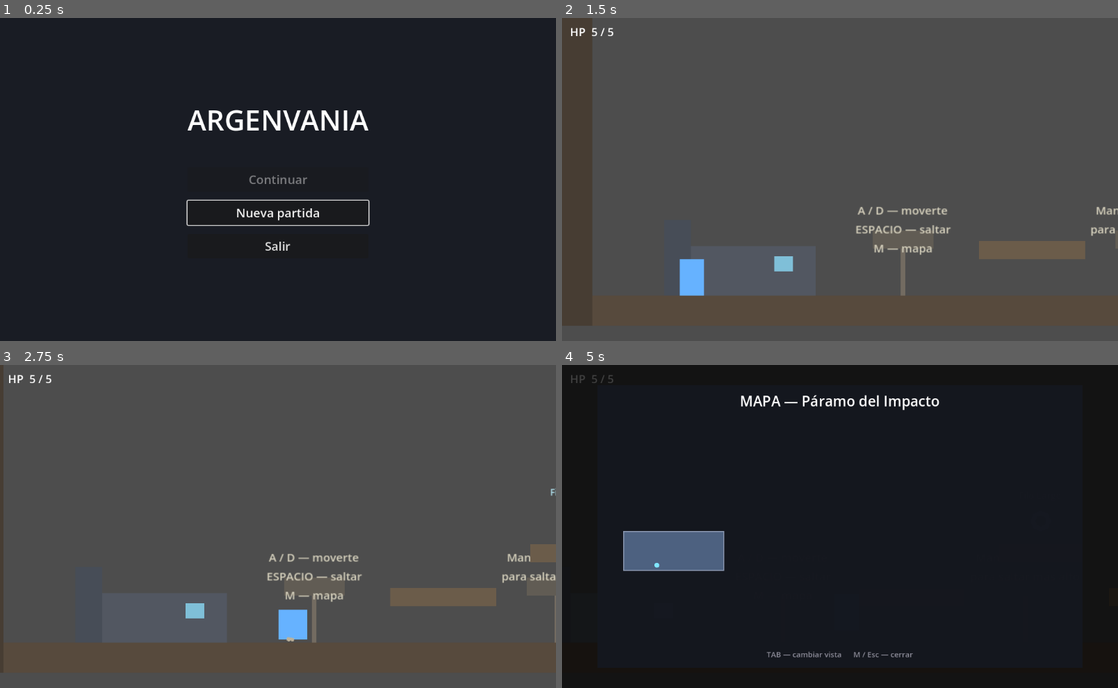
Above: before the commit, frames 1-4 (two rows, left to right).
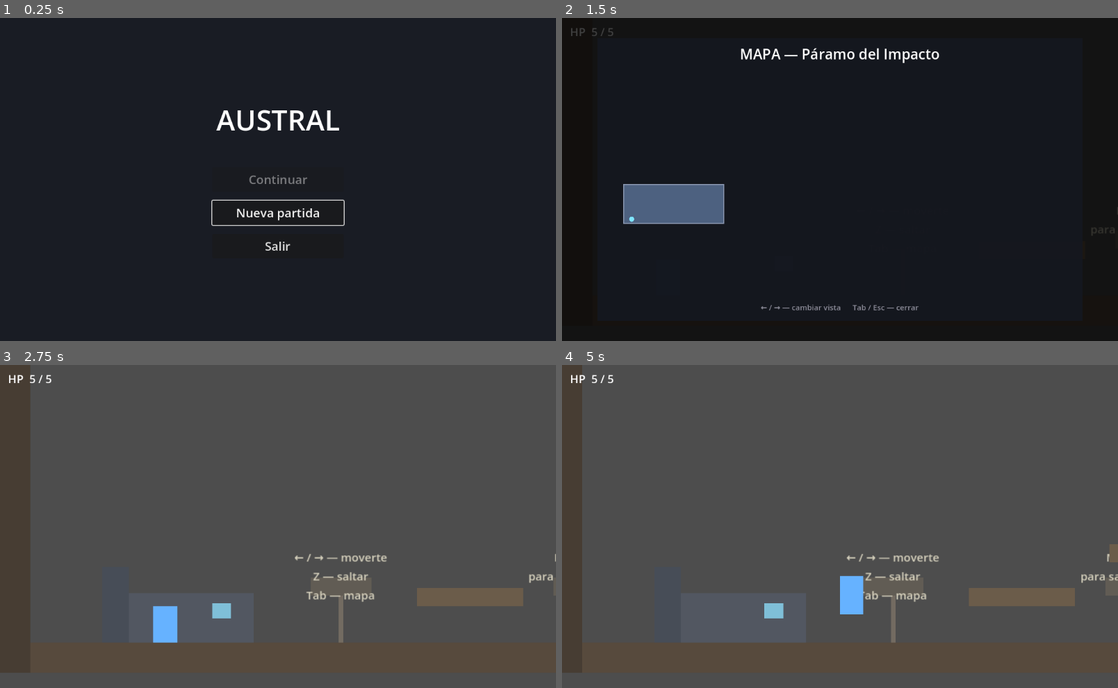
Above: after the commit, the same moments.

Repository: TrittoG/austral
Game: Godot game, scene res://scenes/title_screen.tscn
The game is run twice, just before and just after one commit, with the same random seed, the same clock (stepped at 60 frames per second) and the same inputs.
Inputs:
- Up to frame 1 (0.25 s): no input
- Up to frame 2 (1.5 s): click "Nueva partida" at 0.5 s; tap Enter at 1.25 s; hold Right (ui_right) from 1.28 s (still down); hold Tab (ui_focus_next) from 1.28 s (still down)
- Up to frame 3 (2.75 s): keep holding Right (ui_right); tap Space (jump) at 1.52, 2.27 s; release Tab (ui_focus_next) at 2.03 s; tap J (attack) at 2.1 s; tap Tab (ui_focus_next) at 2.3 s
- Up to frame 4 (5 s): release Right (ui_right) at 2.78 s; hold Left (ui_left) 2.78-3.53 s; hold Tab (ui_focus_next) 2.78-3.53 s; tap Shift (dash) at 2.85 s; hold Right (ui_right) from 3.53 s (still down); tap E (interact) at 3.6 s; tap Space (jump) at 3.77, 4.52 s; tap Tab (ui_focus_next) at 3.8, 4.55 s; hold S (look_down) from 4.28 s (still down); tap M (map) at 4.9 s

The runs differ from the first frame. In frame 1, 1.3% of the frame differs, in the area x 33-67%, y 28-65%; in frame 2, 100%; in frame 3, 7.4%; in frame 4, 100%, in the area x 0-100%, y 0-100%.

Commit message:
El juego se llama AUSTRAL + controles estilo Hollow Knight
- config/name y pantalla de titulo: Austral
- Input map con el layout default de HK en PC:
  flechas mover, Z saltar, X atacar, C dash, flecha arriba interactuar
  (bancos), Tab mapa, Esc pausa
- Teclas viejas quedan como alternativas (Espacio salto, Shift dash,
  E interactuar, M mapa, J atacar se elimina de los carteles)
- Mapa: como Tab ahora abre/cierra, el cambio de vista pasa a las
  flechas izquierda/derecha (hint actualizado)
- Carteles del tutorial y boton del menu de amuletos actualizados

Co-Authored-By: Claude Fable 5 <noreply@anthropic.com>

Diff:
--- a/project.godot
+++ b/project.godot
@@ -14,7 +14,7 @@
 
 [application]
 
-config/name="argenvania"
+config/name="Austral"
 run/main_scene="res://scenes/title_screen.tscn"
 config/features=PackedStringArray("4.7", "GL Compatibility")
 
@@ -46,7 +46,8 @@
 }
 jump={
 "deadzone": 0.5,
-"events": [Object(InputEventKey,"resource_local_to_scene":fa …(140 unchanged characters)… d":false,"keycode":0,"physical_keycode":32,"key_label":0,"unicode":0,"location":0,"echo":false,"script":null)
+"events": [Object(InputEventKey,"resource_local_to_scene":fa …(140 unchanged characters)… d":false,"keycode":0,"physical_keycode":90,"key_label":0,"unicode":0,"location":0,"echo":false,"script":null)
+, Object(InputEventKey,"resource_local_to_scene":false,"resource_name":"","device":-1,"window_id":0,"alt_pressed":false,"shift_pressed":false,"ctrl_pressed":false,"meta_pressed":false,"pressed":false,"keycode":0,"physical_keycode":32,"key_label":0,"unicode":0,"location":0,"echo":false,"script":null)
 ]
 }
 look_up={
@@ -69,14 +70,14 @@
 }
 dash={
 "deadzone": 0.5,
-"events": [Object(InputEventKey,"resource_local_to_scene":fa …(140 unchanged characters)… d":false,"keycode":0,"physical_keycode":4194325,"key_label":0,"unicode":0,"location":0,"echo":false,"script":null)
-, Object(InputEventKey,"resource_local_to_scene":false,"reso …(131 unchanged characters)… d":false,"keycode":0,"physical_keycode":76,"key_label":0,"unicode":0,"location":0,"echo":false,"script":null)
+"events": [Object(InputEventKey,"resource_local_to_scene":fa …(140 unchanged characters)… d":false,"keycode":0,"physical_keycode":67,"key_label":0,"unicode":0,"location":0,"echo":false,"script":null)
+, Object(InputEventKey,"resource_local_to_scene":false,"reso …(131 unchanged characters)… d":false,"keycode":0,"physical_keycode":4194325,"key_label":0,"unicode":0,"location":0,"echo":false,"script":null)
 ]
 }
 interact={
 "deadzone": 0.5,
-"events": [Object(InputEventKey,"resource_local_to_scene":fa …(140 unchanged characters)… d":false,"keycode":0,"physical_keycode":69,"key_label":0,"unicode":0,"location":0,"echo":false,"script":null)
-, Object(InputEventKey,"resource_local_to_scene":false,"reso …(131 unchanged characters)… d":false,"keycode":0,"physical_keycode":4194309,"key_label":0,"unicode":0,"location":0,"echo":false,"script":null)
+"events": [Object(InputEventKey,"resource_local_to_scene":fa …(140 unchanged characters)… d":false,"keycode":0,"physical_keycode":4194320,"key_label":0,"unicode":0,"location":0,"echo":false,"script":null)
+, Object(InputEventKey,"resource_local_to_scene":false,"reso …(131 unchanged characters)… d":false,"keycode":0,"physical_keycode":69,"key_label":0,"unicode":0,"location":0,"echo":false,"script":null)
 ]
 }
 pause={
@@ -86,7 +87,8 @@
 }
 map={
 "deadzone": 0.5,
-"events": [Object(InputEventKey,"resource_local_to_scene":fa …(140 unchanged characters)… d":false,"keycode":0,"physical_keycode":77,"key_label":0,"unicode":0,"location":0,"echo":false,"script":null)
+"events": [Object(InputEventKey,"resource_local_to_scene":fa …(140 unchanged characters)… d":false,"keycode":0,"physical_keycode":4194306,"key_label":0,"unicode":0,"location":0,"echo":false,"script":null)
+, Object(InputEventKey,"resource_local_to_scene":false,"resource_name":"","device":-1,"window_id":0,"alt_pressed":false,"shift_pressed":false,"ctrl_pressed":false,"meta_pressed":false,"pressed":false,"keycode":0,"physical_keycode":77,"key_label":0,"unicode":0,"location":0,"echo":false,"script":null)
 ]
 }
 
--- a/scenes/charm_menu.tscn
+++ b/scenes/charm_menu.tscn
@@ -63,4 +63,4 @@
 layout_mode = 2
 size_flags_horizontal = 4
 theme_override_font_sizes/font_size = 18
-text = "Cerrar (E)"
+text = "Cerrar (Esc)"
--- a/scenes/map_screen.tscn
+++ b/scenes/map_screen.tscn
@@ -52,5 +52,5 @@
 offset_bottom = -10.0
 theme_override_colors/font_color = Color(0.55, 0.55, 0.6, 1)
 theme_override_font_sizes/font_size = 15
-text = "TAB — cambiar vista      M / Esc — cerrar"
+text = "← / → — cambiar vista      Tab / Esc — cerrar"
 horizontal_alignment = 1
--- a/scenes/rooms/planet1/p1_crash.tscn
+++ b/scenes/rooms/planet1/p1_crash.tscn
@@ -78,18 +78,18 @@
 
 [node name="SignMove" parent="." instance=ExtResource("3_sign")]
 position = Vector2(450, 540)
-text = "A / D — moverte
-ESPACIO — saltar
-M — mapa"
+text = "← / → — moverte
+Z — saltar
+Tab — mapa"
 
 [node name="SignJump" parent="." instance=ExtResource("3_sign")]
 position = Vector2(770, 540)
-text = "Mantené ESPACIO
+text = "Mantené Z
 para saltar más alto"
 
 [node name="SignAttack" parent="." instance=ExtResource("3_sign")]
 position = Vector2(1120, 540)
-text = "J o X — atacar
+text = "X — atacar
 Probá con ese bicho"
 
 [node name="PlatformA" type="StaticBody2D" parent="."]
--- a/scenes/rooms/planet1/p1_exit.tscn
+++ b/scenes/rooms/planet1/p1_exit.tscn
@@ -63,7 +63,7 @@
 
 [node name="SignSave" parent="." instance=ExtResource("4_sign")]
 position = Vector2(160, 540)
-text = "E — descansar y guardar"
+text = "↑ — descansar y guardar"
 
 [node name="Portal" type="Node2D" parent="."]
 position = Vector2(580, 540)
--- a/scenes/rooms/planet1/p1_refuge.tscn
+++ b/scenes/rooms/planet1/p1_refuge.tscn
@@ -34,7 +34,7 @@
 
 [node name="SignRest" parent="." instance=ExtResource("4_sign")]
 position = Vector2(240, 540)
-text = "E — descansar y guardar"
+text = "↑ — descansar y guardar"
 
 [node name="Bench" type="Area2D" parent="."]
 position = Vector2(420, 540)
--- a/scenes/title_screen.tscn
+++ b/scenes/title_screen.tscn
@@ -29,7 +29,7 @@
 [node name="Title" type="Label" parent="Center/VBox"]
 layout_mode = 2
 theme_override_font_sizes/font_size = 56
-text = "ARGENVANIA"
+text = "AUSTRAL"
 horizontal_alignment = 1
 
 [node name="Spacer" type="Control" parent="Center/VBox"]
--- a/scripts/map_screen.gd
+++ b/scripts/map_screen.gd
@@ -29,7 +29,7 @@
 	elif visible and event.is_action_pressed("pause"):
 		close()
 		get_viewport().set_input_as_handled()
-	elif visible and event.is_action_pressed("ui_focus_next"):  # TAB
+	elif visible and (event.is_action_pressed("ui_left") or event.is_action_pressed("ui_right")):
 		_switch_view()
 		get_viewport().set_input_as_handled()
 
Not shown, added: assets/audio/music/boss.wav.import
Not shown, added: assets/audio/music/planet1.wav.import
Not shown, added: scripts/ability_pickup.gd.uid
Not shown, added: scripts/atlas.gd.uid
Not shown, added: scripts/charm_menu.gd.uid
Not shown, added: scripts/charm_pickup.gd.uid
Not shown, added: scripts/heart_container.gd.uid
Not shown, added: scripts/map_screen.gd.uid
Not shown, added: scripts/map_view.gd.uid
Not shown, added: scripts/sign.gd.uid
